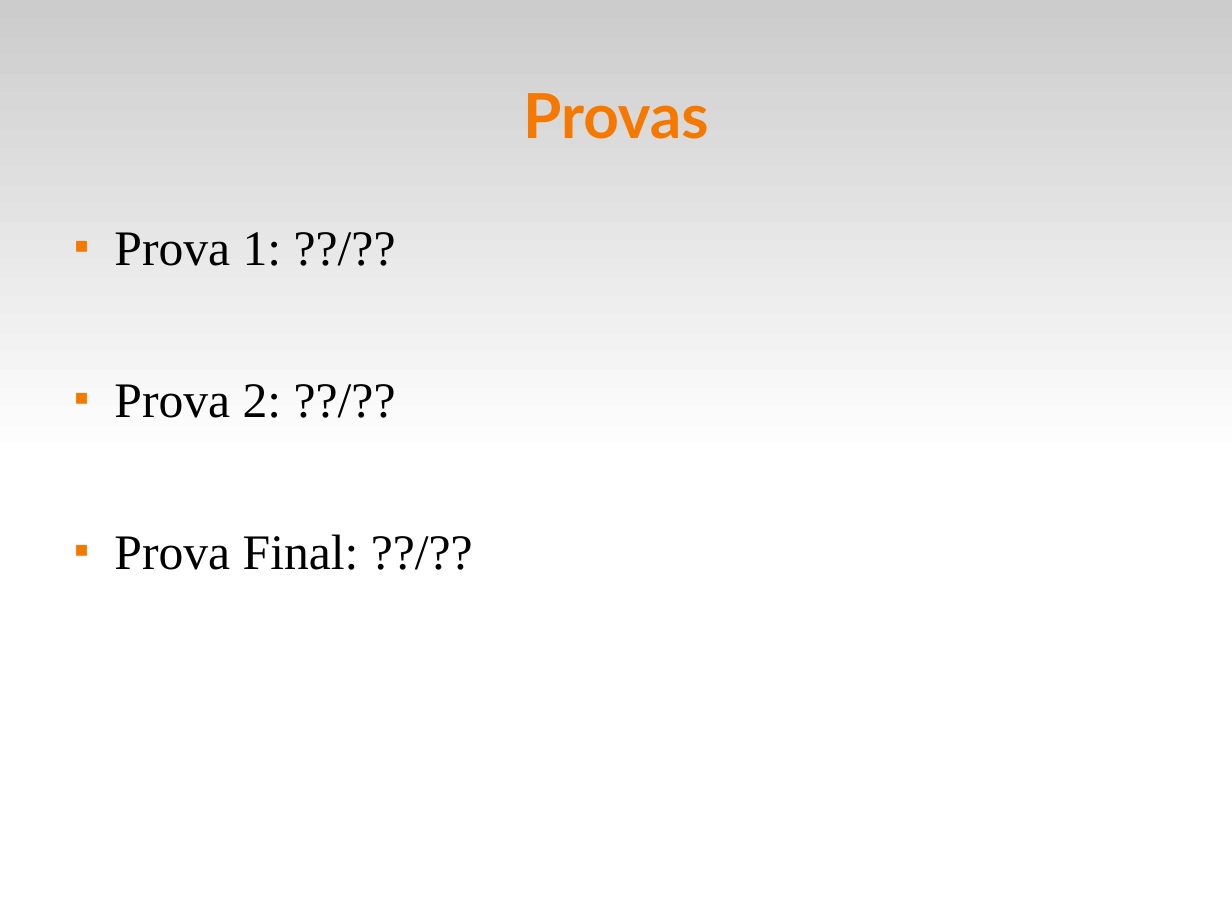
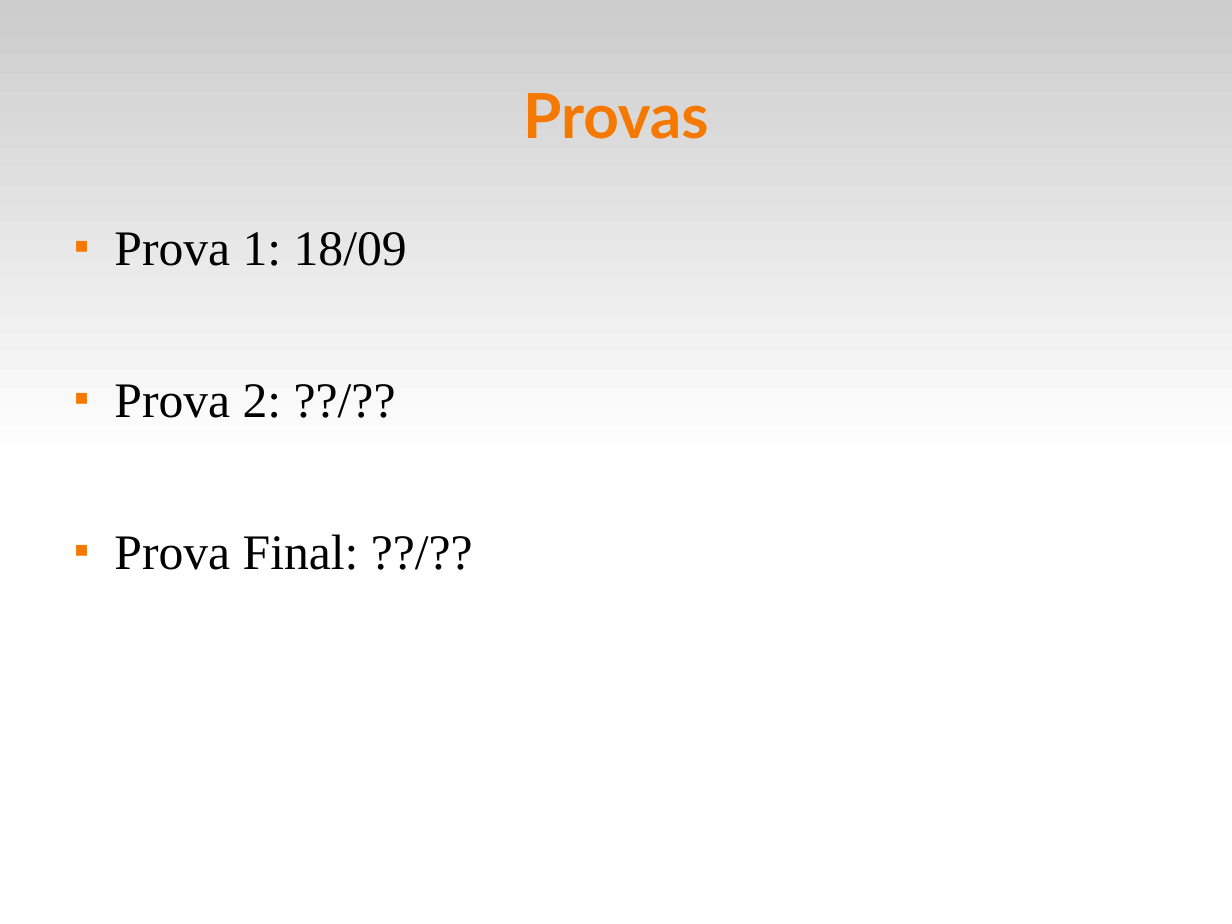
Before and after one commit to fsantanna-uerj/IPD, a slide deck: slide 7 of slides/ipd-00.odp. Drawn at 1232x924 pixels with LibreOffice and Linux fonts; fonts in the diff are those of the drawing. Boxes give left, top, right and bottom in pixels: in the first picture for what was removed or moved away, otherwise in the second. Text is boxed around its words. In the diff, an @@ line names an element or a change of style, - is before the commit and + after.

```diff
--- a/slides/ipd-00.odp
+++ b/slides/ipd-00.odp
@@ text at (114,232,407,266): text changed @@
-■ Prova 1: ??/??
+■ Prova 1: 18/09
```
Also in this commit, not shown: 3 other files.
